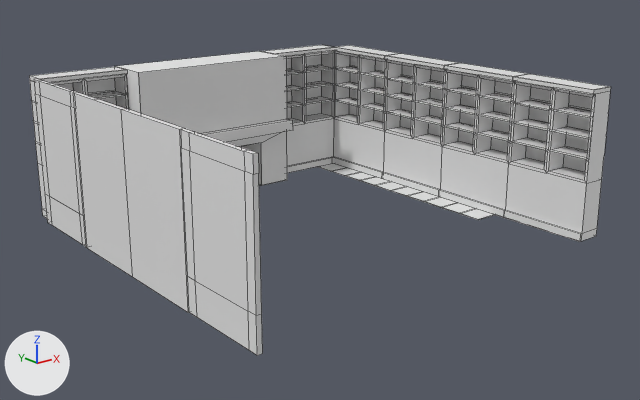
Before and after pictures for a commit that changed the Blender file Scenes/GothicLibrary.blend.
Both versions are drawn from a 50 mm camera at (-38.3, -52.2, 21.9) aimed at (0.8, -3.4, 2.3). Every picture has the same lights, and +X, +Y and +Z are marked at lower left. Mesh edges are drawn as thin lines.

Objects in the first picture: 'Bookshelf-110x18x70_proxy.001', 'Bookshelf-110x18x70_proxy.002', 'Bookshelf-110x18x70_proxy.003', 'Bookshelf-110x18x70_proxy.004', 'Bookshelf-110x18x70_proxy.005', 'Bookshelf-110x18x70_proxy.006', 'FireplaceWall-110x20x70_proxy.001', 'WallBlank-110x70x4_proxy.000', 'WallBlank-110x70x4_proxy.001', 'WallWithWindow-110x70x4_proxy.000', 'WallWithWindow-110x70x4_proxy.002', 'WoodFlooring-20x20x.000', 'WoodFlooring-20x20x.001', 'WoodFlooring-20x20x.002', 'WoodFlooring-20x20x.003', 'WoodFlooring-20x20x.004', 'WoodFlooring-20x20x.005', 'WoodFlooring-20x20x.006', 'WoodFlooring-20x20x.007', 'WoodFlooring-20x20x.008', 'WoodFlooring-20x20x.75'.
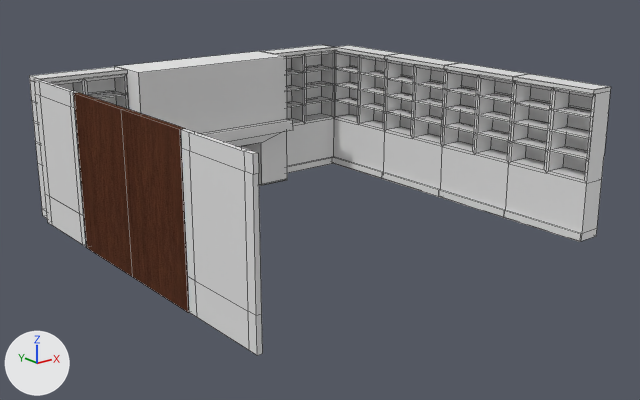
Scene script edits in JSON lines:
```json
{"op": "add", "block": "img_wall_wood_jpg", "code": ["img_wall_wood_jpg = load_image('Wall-Wood.jpg', '../Textures/Wall-Wood.jpg', 850, 850, 'sRGB')"]}
{"op": "remove", "block": "mat_material_001", "code": "mat_material_001.base_color = (0.8, 0.8, 0.8)  # white #e7e7e7"}
{"op": "add", "block": "mat_material_001", "code": "mat_material_001.texture = img_wall_wood_jpg"}
{"op": "add", "block": "mat_material", "code": ["mat_material = diffuse_material('Material')", "mat_material.base_color = (0.8, 0.8, 0.8)  # white #e7e7e7"]}
{"block": "me_cube_001", "where": "me_cube_001.from_pydata(...)  # 32 vertices, 30 faces; spans x -0.2..14.2, y -0.63..4.0, z 0.0..11.0"}
{"block": "me_cube_001", "where": "# used by ob_fireplacewall_110x20x70_proxy_001; parent = ob_walls; location = (-7.0, 9.0, 0.0)"}
{"block": "me_cube_001", "where": "# verts and faces of me_cube_001; kept vertices keep their numbers, new ones are numbered from 32"}
{"block": "me_cube_001", "where": "# before: 0 (14.0, 4.0, 0.0), 3 (0.0, 4.0, 0.0), 16 (14.0, 0.0, 0.0) at pixel (287, 179), 17 (0.0, 0.0, 0.0)"}
{"op": "remove", "block": "me_cube_001", "code": "me_cube_001.materials.append(mat_material_001)  # white #e7e7e7"}
{"block": "me_cube_001", "change": "me_cube_001 part 1"}
{"op": "add", "block": "me_cube_001", "code": "delete_faces([(0, 16, 17, 3)])"}
{"op": "add", "block": "me_cube_001", "code": "for new, old in zip([*range(32, 36)], [0, 3, 16, 17]): verts[new] = verts[old] + (0.0, 0.0, 0.1)"}
{"op": "add", "block": "me_cube_001", "code": "faces += [(0, 32, 33, 3), (32, 34, 35, 33), (0, 16, 34, 32), (3, 33, 35, 17), (16, 17, 35, 34)]"}
{"op": "add", "block": "me_cube_001", "code": "me_cube_001.materials.append(mat_material)  # white #e7e7e7"}
{"block": "me_cube_006", "where": "me_cube_006.from_pydata(...)  # 8 vertices, 6 faces; spans x 0.0..7.0, y 0.0..0.4, z 0.0..11.0"}
{"op": "add", "block": "me_cube_006", "code": "me_cube_006.materials.append(mat_material_001)  # picture img_wall_wood_jpg"}
{"op": "add", "block": "ob_woodflooring_20x20x_008", "code": "ob_woodflooring_20x20x_008.hide_set(True)  # its collection is switched off"}
{"op": "add", "block": "ob_woodflooring_20x20x_007", "code": "ob_woodflooring_20x20x_007.hide_set(True)  # its collection is switched off"}
{"op": "add", "block": "ob_woodflooring_20x20x_006", "code": "ob_woodflooring_20x20x_006.hide_set(True)  # its collection is switched off"}
{"op": "add", "block": "ob_woodflooring_20x20x_005", "code": "ob_woodflooring_20x20x_005.hide_set(True)  # its collection is switched off"}
{"op": "add", "block": "ob_woodflooring_20x20x_004", "code": "ob_woodflooring_20x20x_004.hide_set(True)  # its collection is switched off"}
{"op": "add", "block": "ob_woodflooring_20x20x_003", "code": "ob_woodflooring_20x20x_003.hide_set(True)  # its collection is switched off"}
{"op": "add", "block": "ob_woodflooring_20x20x_002", "code": "ob_woodflooring_20x20x_002.hide_set(True)  # its collection is switched off"}
{"op": "add", "block": "ob_woodflooring_20x20x_001", "code": "ob_woodflooring_20x20x_001.hide_set(True)  # its collection is switched off"}
{"op": "add", "block": "ob_woodflooring_20x20x_75", "code": "ob_woodflooring_20x20x_75.hide_set(True)  # its collection is switched off"}
{"op": "add", "block": "ob_woodflooring_20x20x_000", "code": "ob_woodflooring_20x20x_000.hide_set(True)  # its collection is switched off"}
```

Where the change shows, as pixel boxes [x1, y1, x2, y2] in the pictures (640 x 400 px):
```json
{"object": "FireplaceWall-110x20x70_proxy.001", "change": "reshaped", "before": [114, 51, 293, 186], "after": [114, 51, 293, 186]}
{"object": "WallBlank-110x70x4_proxy.001", "change": "surface changed, recoloured", "before": [121, 109, 189, 313], "after": [121, 109, 189, 313], "on screen": "grey to brown"}
{"object": "WallBlank-110x70x4_proxy.000", "change": "surface changed, recoloured", "before": [73, 93, 133, 277], "after": [73, 93, 133, 277], "on screen": "grey to brown"}
{"object": "WoodFlooring-20x20x.008", "change": "hidden", "before": [459, 208, 494, 220]}
{"object": "WoodFlooring-20x20x.007", "change": "hidden", "before": [441, 203, 474, 213]}
{"object": "WoodFlooring-20x20x.006", "change": "hidden", "before": [423, 197, 456, 207]}
{"object": "WoodFlooring-20x20x.005", "change": "hidden", "before": [406, 191, 437, 202]}
{"object": "WoodFlooring-20x20x.004", "change": "hidden", "before": [390, 186, 421, 196]}
{"object": "WoodFlooring-20x20x.003", "change": "hidden", "before": [374, 181, 404, 191]}
{"object": "WoodFlooring-20x20x.002", "change": "hidden", "before": [359, 177, 389, 185]}
{"object": "WoodFlooring-20x20x.001", "change": "hidden", "before": [345, 172, 374, 180]}
{"object": "WoodFlooring-20x20x.000", "change": "hidden", "before": [331, 167, 359, 176]}
{"object": "WoodFlooring-20x20x.75", "change": "hidden", "before": [319, 163, 345, 171]}
{"part": 1, "of": "me_cube_001", "change": "built on", "after": [259, 179, 287, 186]}
```
